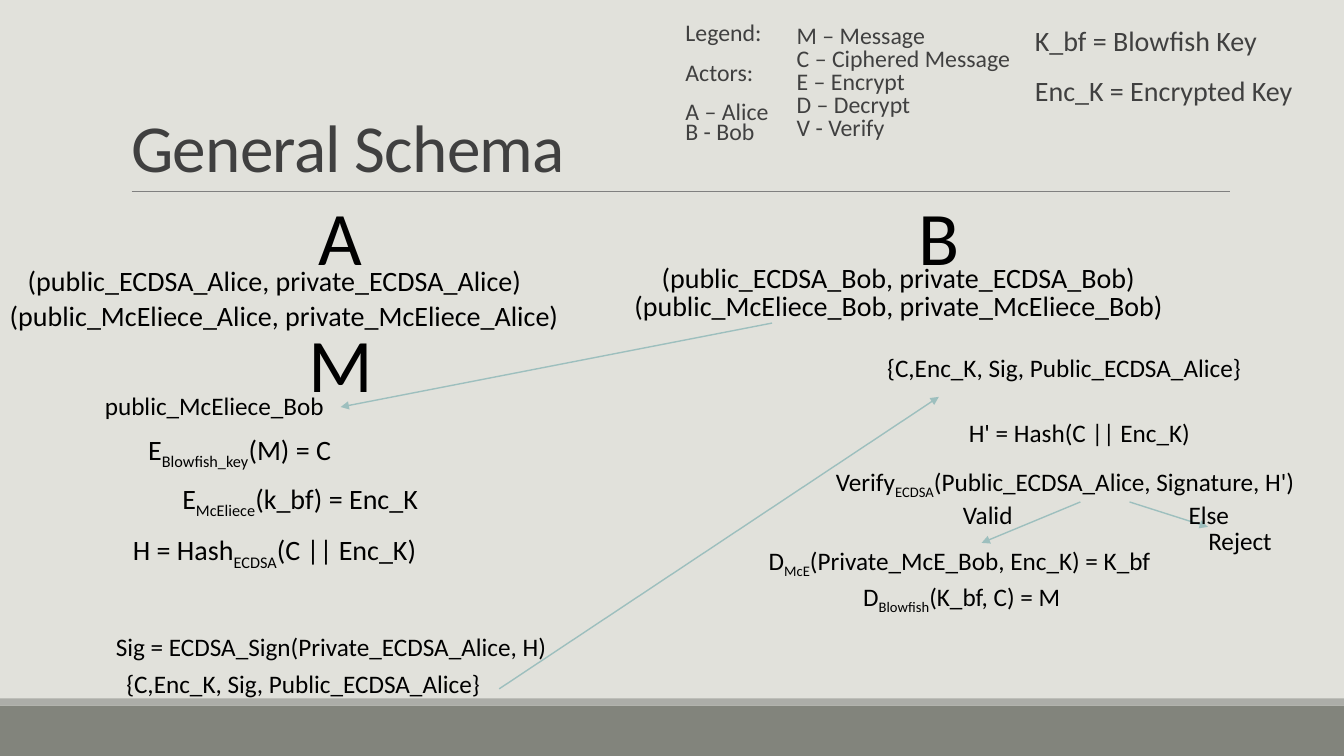
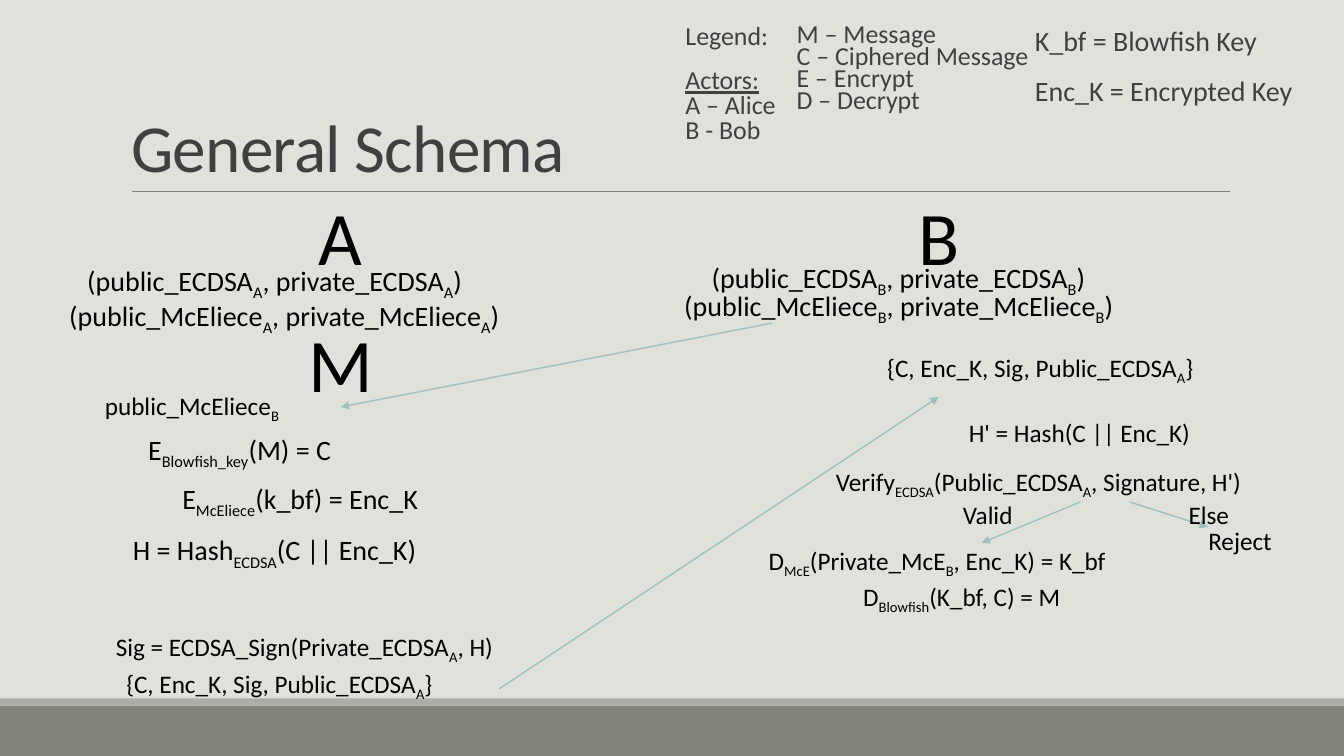
Before and after one commit to ShlomiFridman/CryptoProject2025, a slide deck: slide 4 of CryptoPresentation_Shahar.pptx. Drawn at 1344x756 pixels with LibreOffice and Linux fonts; fonts in the diff are those of the drawing. Boxes give left, top, right and bottom in pixels: in the first picture for what was removed or moved away, otherwise in the second. Text is boxed around its words. In the diff, an @@ line names an element or a change of style, - is before the commit and + after.

```diff
--- a/CryptoPresentation_Shahar.pptx
+++ b/CryptoPresentation_Shahar.pptx
@@ text "Legend:" at box(685, 72, 776, 139): size 17 to 18.5 pt in "Legend:"; line spacing 0.7 to 0.8 @@
@@ text at box(797, 26, 1029, 113): text changed; size 17 to 18.5 pt @@
-  M – Message
-  C – Ciphered Message
-  E – Encrypt
-  D – Decrypt
-  V - Verify
+  M – Message
+  C – Ciphered Message
+  E – Encrypt
+  D – Decrypt
@@ text at box(685, 72, 776, 139): text changed; size 17 to 18.5 pt @@
-  Actors:
-  A – Alice
-  B - Bob
+  Actors:
+  A – Alice
+  B - Bob
@@ text at box(712, 267, 1068, 293): text changed @@
-(public_ECDSA_Bob, private_ECDSA_Bob)
+(public_ECDSAB, private_ECDSAB)
@@ text at box(87, 270, 444, 296): text changed @@
-(public_ECDSA_Alice, private_ECDSA_Alice)
+(public_ECDSAA, private_ECDSAA)
@@ text at box(684, 293, 1095, 321): text changed @@
-(public_McEliece_Bob, private_McEliece_Bob)
+(public_McElieceB, private_McElieceB)
@@ text at box(69, 305, 481, 331): text changed @@
-(public_McEliece_Alice, private_McEliece_Alice)
+(public_McElieceA, private_McElieceA)
@@ text at box(887, 359, 1177, 382): text changed @@
-{C,Enc_K, Sig, Public_ECDSA_Alice}
+{C, Enc_K, Sig, Public_ECDSAA}
@@ text at box(105, 397, 271, 419): text changed @@
-public_McEliece_Bob
+public_McElieceB
@@ text at box(934, 472, 1241, 496): text changed @@
-VerifyECDSA(Public_ECDSA_Alice, Signature, H')
+VerifyECDSA(Public_ECDSAA, Signature, H')
@@ text at box(810, 551, 1105, 574): text changed @@
-DMcE(Private_McE_Bob, Enc_K) = K_bf
+DMcE(Private_McEB, Enc_K) = K_bf
@@ text at box(116, 637, 493, 661): text changed @@
-Sig = ECDSA_Sign(Private_ECDSA_Alice, H)
+Sig = ECDSA_Sign(Private_ECDSAA, H)
@@ text at box(126, 675, 416, 698): text changed @@
-{C,Enc_K, Sig, Public_ECDSA_Alice}
+{C, Enc_K, Sig, Public_ECDSAA}
```
Also in this commit, not shown: 1 other slide changed, 1 slide added.
